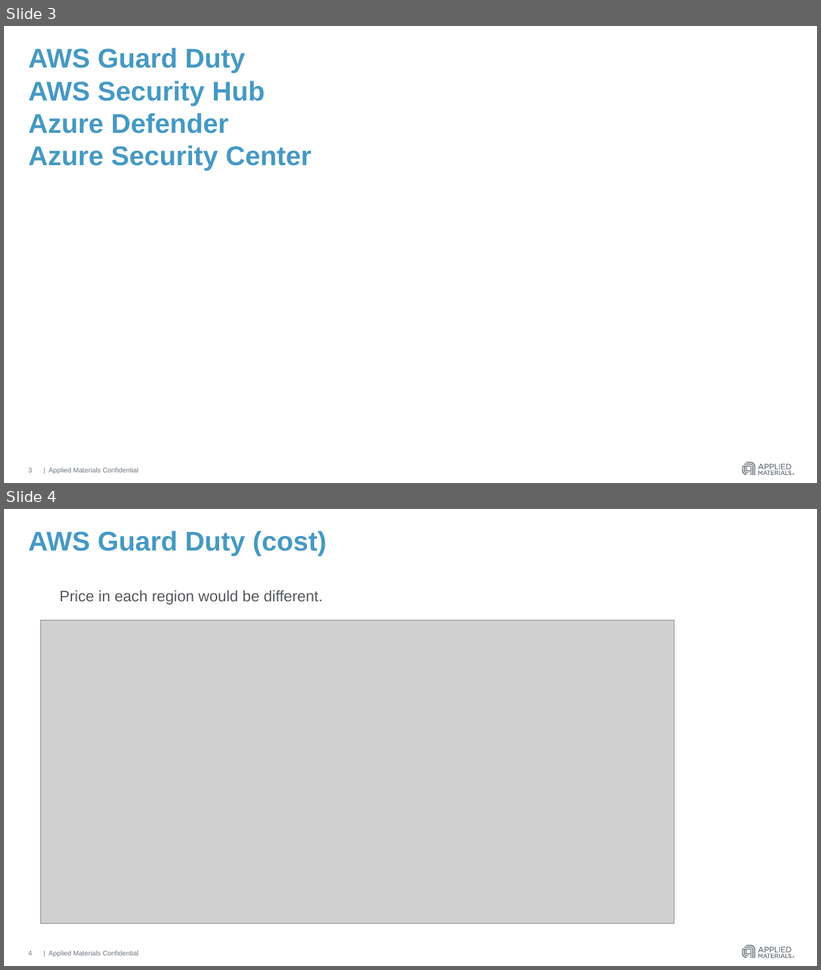
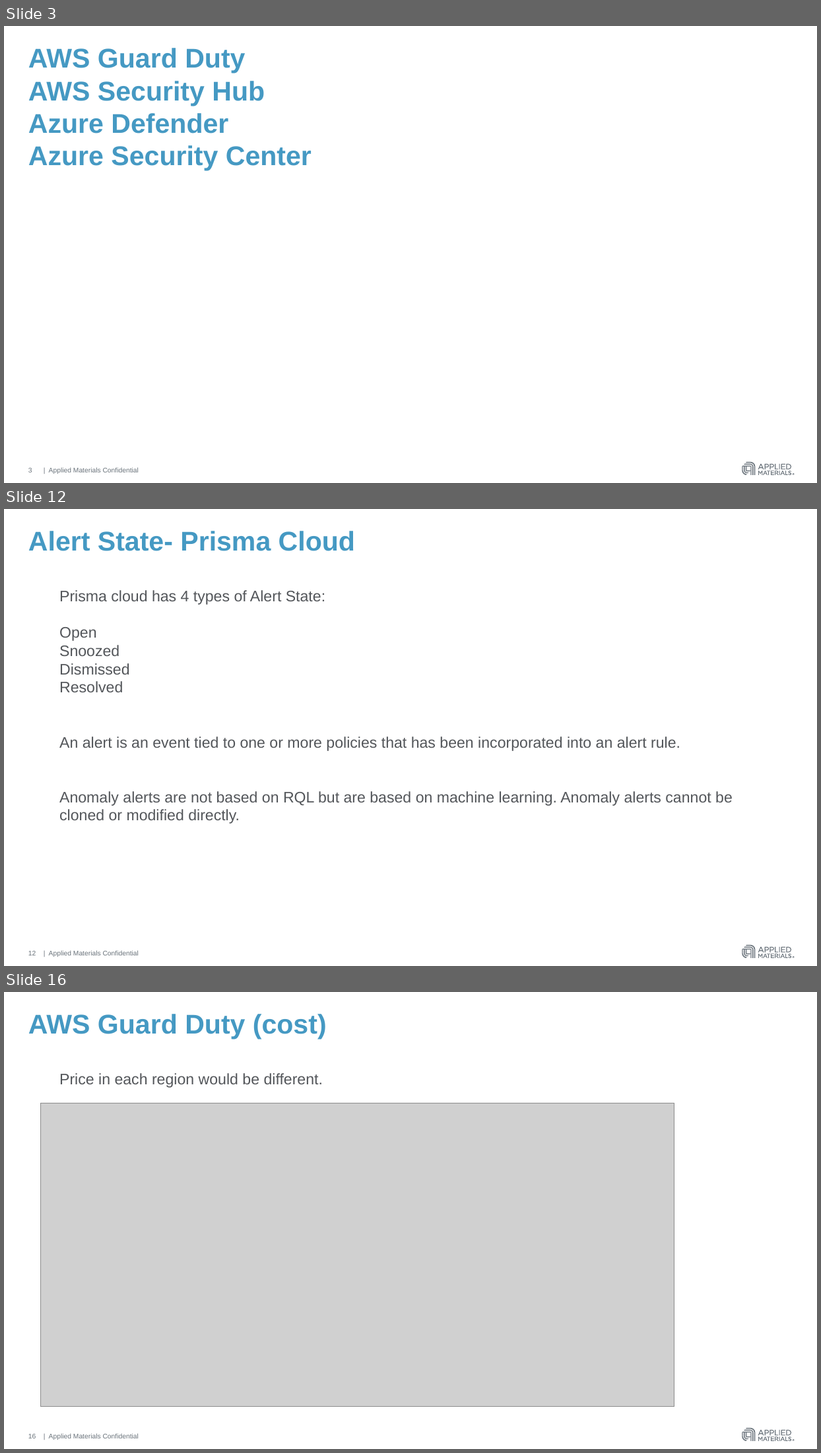
Before and after one commit to hmahajanHM/mytestrepo, a slide deck: AWS Guard Duty & Azure Security Center.pptx. Shown one above the other, each under a label of ours: slides 3 and 4 before the commit, slides 3, 12 and 16 after it; the slides between them are not shown. The pictures are 821x970 and 821x1453 pixels, drawn with LibreOffice and Linux fonts; fonts in the diff are those of the drawing; grey boxes stand for pictures. Boxes give left, top, right and bottom in pixels: in the first picture for what was removed or moved away, otherwise in the second. Text is boxed around its words. In the diff, an @@ line names an element or a change of style, - is before the commit and + after.

```diff
--- a/AWS Guard Duty & Azure Security Center.pptx
+++ b/AWS Guard Duty & Azure Security Center.pptx
@@ slide 12 added at (x1=4, y1=509, x2=817, y2=966), background #FFFFFF; not listed: 4 template elements that a slide beside it also shows @@
@@ title added at (x1=28, y1=531, x2=355, y2=551), 32 pt, text #4599C3, bold @@
+Alert State- Prisma Cloud
@@ text added at (x1=59, y1=590, x2=733, y2=824), 18 pt, text #53565A @@
+Prisma cloud has 4 types of Alert State:
+Open
+Snoozed
+Dismissed
+Resolved
+An alert is an event tied to one or more policies that has been incorporated into an alert rule.
+Anomaly alerts are not based on RQL but are based on machine learning. Anomaly alerts cannot be cloned or modified directly.
@@ page number added at (x1=28, y1=951, x2=36, y2=956), 8 pt, text #6A737B @@
+12
@@ what was slide 4 is now slide 16 @@
@@ page number at (x1=28, y1=1434, x2=36, y2=1439): text changed @@
-4
+16
```
Also in this commit, not shown: 1 slide changed, 12 other slides added.
